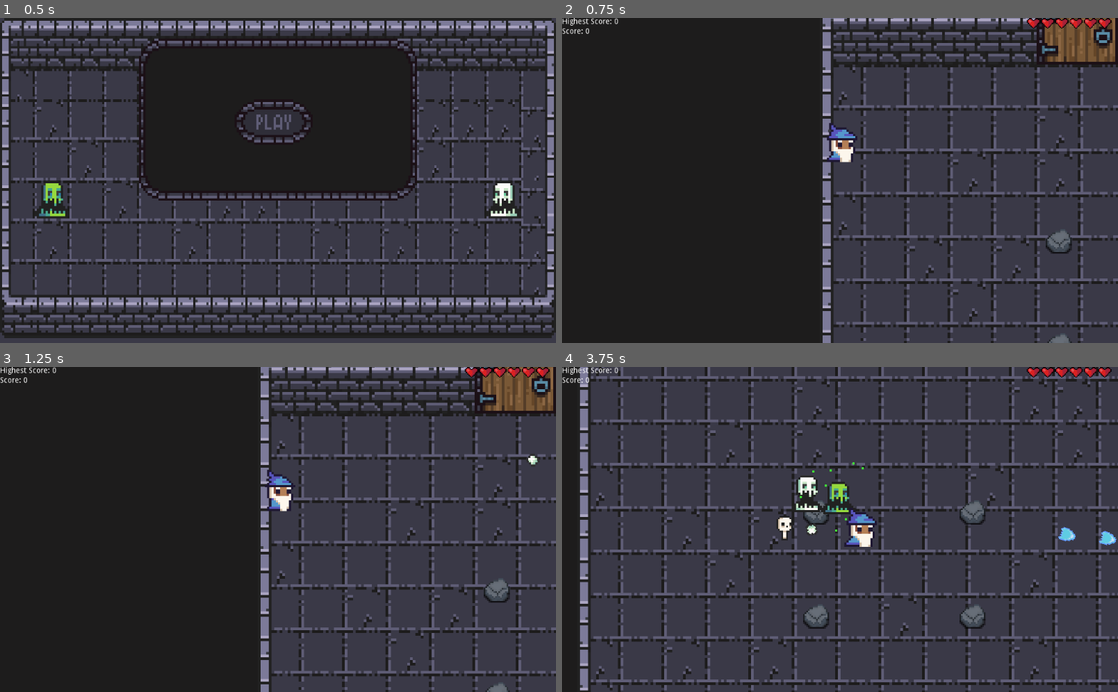
Above: before the commit, frames 1-4 (two rows, left to right).
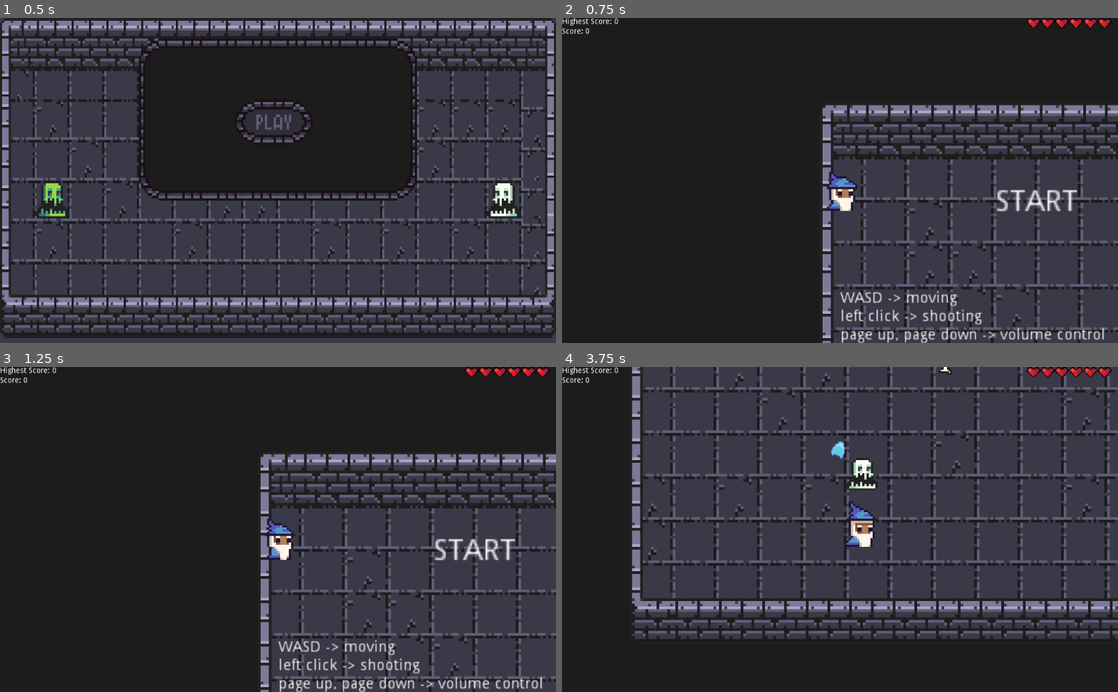
Above: after the commit, the same moments.

Repository: damejan/programowanie-gier
Game: Godot game, scene res://Scenes/Menu/MainMenu.tscn
Same seed, same stepped clock (60 frames per second), same inputs: the game is played once before the commit and once after it.
Inputs (mouse positions are in pixels of both pictures, inside the frame that each line leads up to):
- Up to frame 1 (0.5 s): no input
- Up to frame 2 (0.75 s): click (834, 122) at 0.5 s
- Up to frame 3 (1.25 s): no input
- Up to frame 4 (3.75 s): move the mouse to (962, 513) at 1.27 s; press the mouse at (962, 513) at 1.28 s; hold D (player_right) 1.28-2.03 s; move the mouse to (728, 545) at 2.02 s; release the mouse at (728, 545) at 2.03 s; hold S (player_down) 2.03-2.78 s; click (728, 545) at 2.1 s; move the mouse to (895, 458) at 2.77 s; press the mouse at (895, 458) at 2.78 s; hold D (player_right) 2.78-3.53 s; move the mouse to (812, 594) at 3.52 s; release the mouse at (812, 594) at 3.53 s; hold W (player_up) from 3.53 s (still down); click (812, 594) at 3.6 s

Frame 1 is identical in both runs. In frame 2, 25% of the frame differs, in the area x 46-100%, y 0-100%; in frame 3, 25%; in frame 4, 50%, in the area x 3-100%, y 0-100%.

Commit message:
simple start scene

Diff:
--- a/src/Global.gd
+++ b/src/Global.gd
@@ -15,7 +15,8 @@
 	"res://Scenes/Levels/Lv2.tscn",
 	"res://Scenes/Levels/Lv3.tscn",
 	"res://Scenes/Levels/Lv4.tscn",
-	"res://Scenes/Levels/Lv5.tscn"
+	"res://Scenes/Levels/Lv5.tscn",
+	"res://Scenes/Main.tscn"
 ]
 
 func instance_node(node, location, parent):
--- /dev/null
+++ b/src/Scenes/start_scene.tscn
@@ -0,0 +1,342 @@
+[gd_scene load_steps=17 format=2]
+
+[ext_resource path="res://Graphics/Background/Background_final.png" type="Texture" id=1]
+[ext_resource path="res://Scenes/GUI/HUD_GUI.tscn" type="PackedScene" id=2]
+[ext_resource path="res://Objects/Hero/Hero.tscn" type="PackedScene" id=3]
+[ext_resource path="res://Scripts/start_scene.gd" type="Script" id=4]
+
+[sub_resource type="ConvexPolygonShape2D" id=1]
+points = PoolVector2Array( 0, 32, 0, 12, 16, 12, 16, 28, 4, 28, 4, 32 )
+
+[sub_resource type="ConvexPolygonShape2D" id=2]
+points = PoolVector2Array( 0.0439835, 12.1219, 16, 12.1219, 16, 28, 0, 28 )
+
+[sub_resource type="ConvexPolygonShape2D" id=3]
+points = PoolVector2Array( 16, 0, 16, 16, 12, 16, 12, 0 )
+
+[sub_resource type="ConvexPolygonShape2D" id=4]
+points = PoolVector2Array( 12, 32, 12, 28, 0, 28, 0, 12, 16, 12, 16, 32 )
+
+[sub_resource type="ConvexPolygonShape2D" id=5]
+points = PoolVector2Array( 4, 0, 4, 16, 0, 16, 0, 0 )
+
+[sub_resource type="ConvexPolygonShape2D" id=6]
+points = PoolVector2Array( 4, 0, 4, 16, 0, 16, 0, 0 )
+
+[sub_resource type="ConvexPolygonShape2D" id=7]
+points = PoolVector2Array( 4, 0, 4, 12, 16, 12, 16, 28, 0, 28, 0, 0 )
+
+[sub_resource type="ConvexPolygonShape2D" id=8]
+points = PoolVector2Array( 0, 12, 16, 12, 16, 32, 0, 32 )
+
+[sub_resource type="ConvexPolygonShape2D" id=9]
+points = PoolVector2Array( 16, 0, 16, 28, 0, 28, 0, 12, 12, 12, 12, 0 )
+
+[sub_resource type="ConvexPolygonShape2D" id=10]
+points = PoolVector2Array( 16, 0, 16, 16, 12, 16, 12, 0, 12, 0 )
+
+[sub_resource type="TileSet" id=11]
+0/name = "wall_top_left"
+0/texture = ExtResource( 1 )
+0/tex_offset = Vector2( 0, 0 )
+0/modulate = Color( 1, 1, 1, 1 )
+0/region = Rect2( 16, 0, 16, 32 )
+0/tile_mode = 0
+0/occluder_offset = Vector2( 0, 0 )
+0/navigation_offset = Vector2( 0, 0 )
+0/shape_offset = Vector2( 0, 0 )
+0/shape_transform = Transform2D( 1, 0, 0, 1, 0, 0 )
+0/shape = SubResource( 1 )
+0/shape_one_way = false
+0/shape_one_way_margin = 1.0
+0/shapes = [ {
+"autotile_coord": Vector2( 0, 0 ),
+"one_way": false,
+"one_way_margin": 1.0,
+"shape": SubResource( 1 ),
+"shape_transform": Transform2D( 1, 0, 0, 1, 0, 0 )
+} ]
+0/z_index = 0
+1/name = "wall_top"
+1/texture = ExtResource( 1 )
+1/tex_offset = Vector2( 0, 0 )
+1/modulate = Color( 1, 1, 1, 1 )
+1/region = Rect2( 32, 0, 16, 32 )
+1/tile_mode = 0
+1/occluder_offset = Vector2( 0, 0 )
+1/navigation_offset = Vector2( 0, 0 )
+1/shape_offset = Vector2( 0, 0 )
+1/shape_transform = Transform2D( 1, 0, 0, 1, 0, 0 )
+1/shape = SubResource( 2 )
+1/shape_one_way = false
+1/shape_one_way_margin = 1.0
+1/shapes = [ {
+"autotile_coord": Vector2( 0, 0 ),
+"one_way": false,
+"one_way_margin": 1.0,
+"shape": SubResource( 2 ),
+"shape_transform": Transform2D( 1, 0, 0, 1, 0, 0 )
+} ]
+1/z_index = 0
+2/name = "wall_top_right"
+2/texture = ExtResource( 1 )
+2/tex_offset = Vector2( 0, 0 )
+2/modulate = Color( 1, 1, 1, 1 )
+2/region = Rect2( 48, 0, 16, 32 )
+2/tile_mode = 0
+2/occluder_offset = Vector2( 0, 0 )
+2/navigation_offset = Vector2( 0, 0 )
+2/shape_offset = Vector2( 0, 0 )
+2/shape_transform = Transform2D( 1, 0, 0, 1, 0, 0 )
+2/shape = SubResource( 4 )
+2/shape_one_way = false
+2/shape_one_way_margin = 1.0
+2/shapes = [ {
+"autotile_coord": Vector2( 0, 0 ),
+"one_way": false,
+"one_way_margin": 1.0,
+"shape": SubResource( 4 ),
+"shape_transform": Transform2D( 1, 0, 0, 1, 0, 0 )
+} ]
+2/z_index = 0
+3/name = "floor"
+3/texture = ExtResource( 1 )
+3/tex_offset = Vector2( 0, 0 )
+3/modulate = Color( 1, 1, 1, 1 )
+3/region = Rect2( 32, 32, 16, 32 )
+3/tile_mode = 1
+3/autotile/bitmask_mode = 0
+3/autotile/bitmask_flags = [ Vector2( 0, 0 ), 325, Vector2( 0, 1 ), 325 ]
+3/autotile/icon_coordinate = Vector2( 0, 0 )
+3/autotile/tile_size = Vector2( 16, 16 )
+3/autotile/spacing = 0
+3/autotile/occluder_map = [  ]
+3/autotile/navpoly_map = [  ]
+3/autotile/priority_map = [ Vector3( 0, 0, 4 ) ]
+3/autotile/z_index_map = [  ]
+3/occluder_offset = Vector2( 0, 0 )
+3/navigation_offset = Vector2( 0, 0 )
+3/shape_offset = Vector2( 0, 0 )
+3/shape_transform = Transform2D( 1, 0, 0, 1, 0, 0 )
+3/shape_one_way = false
+3/shape_one_way_margin = 0.0
+3/shapes = [  ]
+3/z_index = 0
+4/name = "wall_left_1"
+4/texture = ExtResource( 1 )
+4/tex_offset = Vector2( 0, 0 )
+4/modulate = Color( 1, 1, 1, 1 )
+4/region = Rect2( 16, 32, 16, 16 )
+4/tile_mode = 0
+4/occluder_offset = Vector2( 0, 0 )
+4/navigation_offset = Vector2( 0, 0 )
+4/shape_offset = Vector2( 0, 0 )
+4/shape_transform = Transform2D( 1, 0, 0, 1, 0, 0 )
+4/shape = SubResource( 5 )
+4/shape_one_way = false
+4/shape_one_way_margin = 1.0
+4/shapes = [ {
+"autotile_coord": Vector2( 0, 0 ),
+"one_way": false,
+"one_way_margin": 1.0,
+"shape": SubResource( 5 ),
+"shape_transform": Transform2D( 1, 0, 0, 1, 0, 0 )
+} ]
+4/z_index = 0
+5/name = "wall_left_2"
+5/texture = ExtResource( 1 )
+5/tex_offset = Vector2( 0, 0 )
+5/modulate = Color( 1, 1, 1, 1 )
+5/region = Rect2( 16, 48, 16, 16 )
+5/tile_mode = 0
+5/occluder_offset = Vector2( 0, 0 )
+5/navigation_offset = Vector2( 0, 0 )
+5/shape_offset = Vector2( 0, 0 )
+5/shape_transform = Transform2D( 1, 0, 0, 1, 0, 0 )
+5/shape = SubResource( 6 )
+5/shape_one_way = false
+5/shape_one_way_margin = 1.0
+5/shapes = [ {
+"autotile_coord": Vector2( 0, 0 ),
+"one_way": false,
+"one_way_margin": 1.0,
+"shape": SubResource( 6 ),
+"shape_transform": Transform2D( 1, 0, 0, 1, 0, 0 )
+} ]
+5/z_index = 0
+6/name = "wall_bottom_left"
+6/texture = ExtResource( 1 )
+6/tex_offset = Vector2( 0, 0 )
+6/modulate = Color( 1, 1, 1, 1 )
+6/region = Rect2( 16, 64, 16, 32 )
+6/tile_mode = 0
+6/occluder_offset = Vector2( 0, 0 )
+6/navigation_offset = Vector2( 0, 0 )
+6/shape_offset = Vector2( 0, 0 )
+6/shape_transform = Transform2D( 1, 0, 0, 1, 0, 0 )
+6/shape = SubResource( 7 )
+6/shape_one_way = false
+6/shape_one_way_margin = 1.0
+6/shapes = [ {
+"autotile_coord": Vector2( 0, 0 ),
+"one_way": false,
+"one_way_margin": 1.0,
+"shape": SubResource( 7 ),
+"shape_transform": Transform2D( 1, 0, 0, 1, 0, 0 )
+} ]
+6/z_index = 0
+7/name = "wall_bottom"
+7/texture = ExtResource( 1 )
+7/tex_offset = Vector2( 0, 0 )
+7/modulate = Color( 1, 1, 1, 1 )
+7/region = Rect2( 32, 64, 16, 32 )
+7/tile_mode = 0
+7/occluder_offset = Vector2( 0, 0 )
+7/navigation_offset = Vector2( 0, 0 )
+7/shape_offset = Vector2( 0, 0 )
+7/shape_transform = Transform2D( 1, 0, 0, 1, 0, 0 )
+7/shape = SubResource( 8 )
+7/shape_one_way = false
+7/shape_one_way_margin = 1.0
+7/shapes = [ {
+"autotile_coord": Vector2( 0, 0 ),
+"one_way": false,
+"one_way_margin": 1.0,
+"shape": SubResource( 8 ),
+"shape_transform": Transform2D( 1, 0, 0, 1, 0, 0 )
+} ]
+7/z_index = 0
+8/name = "wall_bottom_right"
+8/texture = ExtResource( 1 )
+8/tex_offset = Vector2( 0, 0 )
+8/modulate = Color( 1, 1, 1, 1 )
+8/region = Rect2( 48, 64, 16, 32 )
+8/tile_mode = 0
+8/occluder_offset = Vector2( 0, 0 )
+8/navigation_offset = Vector2( 0, 0 )
+8/shape_offset = Vector2( 0, 0 )
+8/shape_transform = Transform2D( 1, 0, 0, 1, 0, 0 )
+8/shape = SubResource( 9 )
+8/shape_one_way = false
+8/shape_one_way_margin = 1.0
+8/shapes = [ {
+"autotile_coord": Vector2( 0, 0 ),
+"one_way": false,
+"one_way_margin": 1.0,
+"shape": SubResource( 9 ),
+"shape_transform": Transform2D( 1, 0, 0, 1, 0, 0 )
+} ]
+8/z_index = 0
+9/name = "wall_right_1"
+9/texture = ExtResource( 1 )
+9/tex_offset = Vector2( 0, 0 )
+9/modulate = Color( 1, 1, 1, 1 )
+9/region = Rect2( 48, 32, 16, 16 )
+9/tile_mode = 0
+9/occluder_offset = Vector2( 0, 0 )
+9/navigation_offset = Vector2( 0, 0 )
+9/shape_offset = Vector2( 0, 0 )
+9/shape_transform = Transform2D( 1, 0, 0, 1, 0, 0 )
+9/shape = SubResource( 10 )
+9/shape_one_way = false
+9/shape_one_way_margin = 1.0
+9/shapes = [ {
+"autotile_coord": Vector2( 0, 0 ),
+"one_way": false,
+"one_way_margin": 1.0,
+"shape": SubResource( 10 ),
+"shape_transform": Transform2D( 1, 0, 0, 1, 0, 0 )
+} ]
+9/z_index = 0
+10/name = "wall_right_2"
+10/texture = ExtResource( 1 )
+10/tex_offset = Vector2( 0, 0 )
+10/modulate = Color( 1, 1, 1, 1 )
+10/region = Rect2( 48, 48, 16, 16 )
+10/tile_mode = 0
+10/occluder_offset = Vector2( 0, 0 )
+10/navigation_offset = Vector2( 0, 0 )
+10/shape_offset = Vector2( 0, 0 )
+10/shape_transform = Transform2D( 1, 0, 0, 1, 0, 0 )
+10/shape = SubResource( 3 )
+10/shape_one_way = false
+10/shape_one_way_margin = 1.0
+10/shapes = [ {
+"autotile_coord": Vector2( 0, 0 ),
+"one_way": false,
+"one_way_margin": 1.0,
+"shape": SubResource( 3 ),
+"shape_transform": Transform2D( 1, 0, 0, 1, 0, 0 )
+} ]
+10/z_index = 0
+11/name = "wall_boreder_top"
+11/texture = ExtResource( 1 )
+11/tex_offset = Vector2( 0, 0 )
+11/modulate = Color( 1, 1, 1, 1 )
+11/region = Rect2( 32, 32, 32, 32 )
+11/tile_mode = 0
+11/occluder_offset = Vector2( 0, 0 )
+11/navigation_offset = Vector2( 0, 0 )
+11/shape_offset = Vector2( 0, 0 )
+11/shape_transform = Transform2D( 1, 0, 0, 1, 0, 0 )
+11/shape_one_way = false
+11/shape_one_way_margin = 0.0
+11/shapes = [  ]
+11/z_index = 0
+
+[sub_resource type="RectangleShape2D" id=12]
+extents = Vector2( 135.346, 90.8828 )
+
+[node name="Node2D" type="Node2D"]
+script = ExtResource( 4 )
+
+[node name="TileMap" type="TileMap" parent="."]
+position = Vector2( 42.7148, 36.0407 )
+scale = Vector2( 5, 5 )
+tile_set = SubResource( 11 )
+cell_size = Vector2( 16, 16 )
+collision_layer = 4
+collision_mask = 0
+format = 1
+tile_data = PoolIntArray( -131073, 0, 0, -196608, 1, 0, -196607, 1, 0, -196606, 1, 0, -196605, 1, 0, -196604, 1, 0, -196603, 1, 0, -196602, 1, 0, -196601, 2, 0, -1, 5, 0, -65536, 3, 0, -65535, 3, 0, -65534, 3, 0, -65533, 3, 0, -65532, 3, 0, -65531, 3, 0, -65530, 3, 0, -65529, 9, 0, 65535, 5, 0, 0, 3, 0, 1, 3, 65536, 2, 3, 0, 3, 3, 0, 4, 3, 0, 5, 3, 0, 6, 3, 0, 7, 9, 0, 131071, 5, 0, 65536, 3, 0, 65537, 3, 65536, 65538, 3, 65536, 65539, 3, 0, 65540, 3, 0, 65541, 3, 0, 65542, 3, 0, 65543, 9, 0, 196607, 5, 0, 131072, 3, 0, 131073, 3, 0, 131074, 3, 65536, 131075, 3, 65536, 131076, 3, 0, 131077, 3, 0, 131078, 3, 0, 131079, 9, 0, 262143, 4, 0, 196608, 3, 0, 196609, 3, 0, 196610, 3, 0, 196611, 3, 0, 196612, 3, 0, 196613, 3, 0, 196614, 3, 0, 196615, 9, 0, 327679, 6, 0, 262144, 7, 0, 262145, 7, 0, 262146, 7, 0, 262147, 7, 0, 262148, 7, 0, 262149, 7, 0, 262150, 7, 0, 262151, 8, 0 )
+__meta__ = {
+"_editor_description_": ""
+}
+
+[node name="Label" type="Label" parent="."]
+margin_left = 1.13226
+margin_top = 203.762
+margin_right = 245.132
+margin_bottom = 256.762
+rect_scale = Vector2( 2, 2 )
+text = "WASD -> moving
+left click -> shooting
+page up, page down -> volume control"
+__meta__ = {
+"_edit_use_anchors_": false
+}
+
+[node name="Area2D" type="Area2D" parent="."]
+position = Vector2( 288.473, 102.144 )
+
+[node name="CollisionShape2D" type="CollisionShape2D" parent="Area2D"]
+position = Vector2( 72.4013, -54.0813 )
+shape = SubResource( 12 )
+
+[node name="Label" type="Label" parent="Area2D"]
+anchor_right = 1.0
+anchor_bottom = 1.0
+margin_left = -3.3674
+margin_top = -88.6745
+margin_right = 34.6326
+margin_bottom = -74.6745
+rect_scale = Vector2( 4, 4 )
+text = "START"
+__meta__ = {
+"_edit_use_anchors_": false
+}
+
+[node name="Hero" parent="." instance=ExtResource( 3 )]
+
+[node name="HUD_GUI" parent="." instance=ExtResource( 2 )]
+[connection signal="body_entered" from="Area2D" to="." method="_on_Area2D_body_entered"]
--- a/src/Scripts/MainMenu.gd
+++ b/src/Scripts/MainMenu.gd
@@ -3,4 +3,4 @@
 
 
 func _on_Button_pressed():
-	get_tree().change_scene("res://Scenes/Main.tscn")
+	get_tree().change_scene("res://Scenes/start_scene.tscn")
--- /dev/null
+++ b/src/Scripts/start_scene.gd
@@ -0,0 +1,6 @@
+extends Node2D
+
+
+
+func _on_Area2D_body_entered(body):
+	get_tree().change_scene(Global.random_level())
